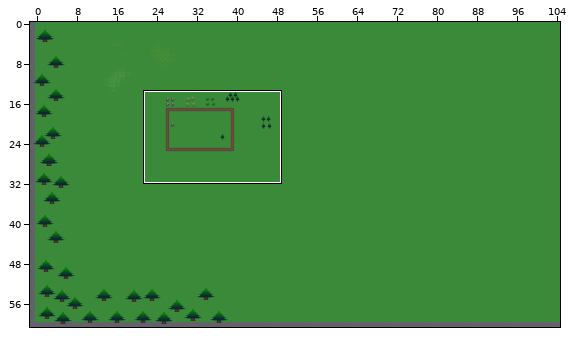
One commit to this Tiled map: map/background_ground.tmx. Above, an overview of the earlier version with the close-up marked.
Close-up. Before the edit:
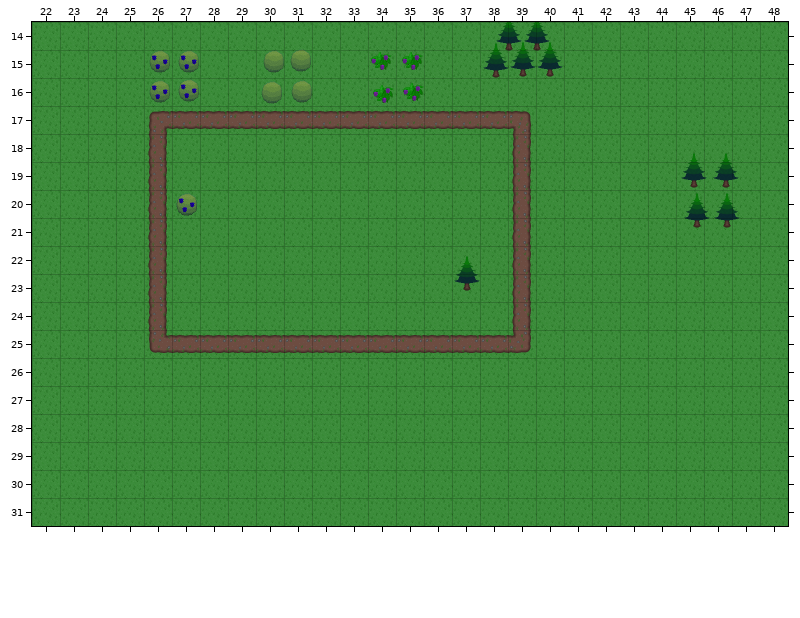
Cells are 64x64 px. Shown: x 22..48, y 14..31. The commit also changed other parts of the map, which this record leaves out.
The result:
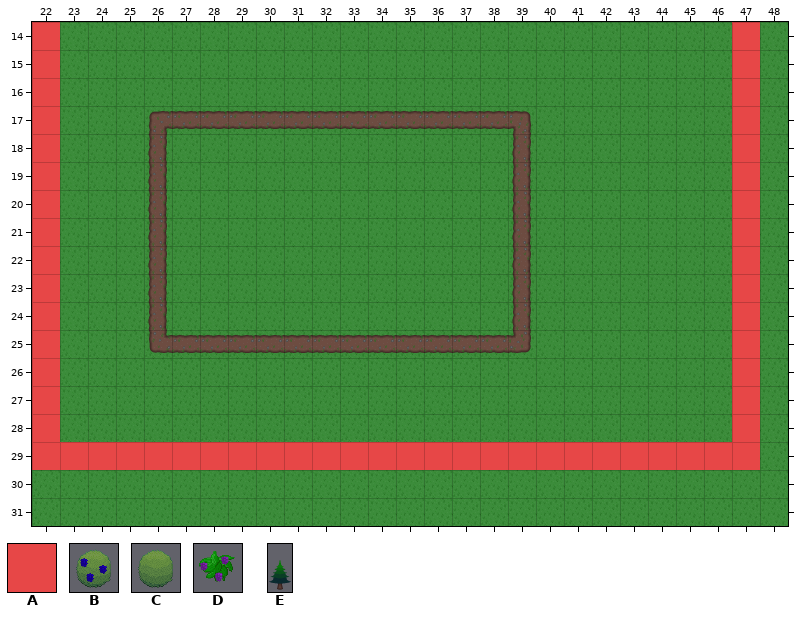
Key: from "Collision": A 0; from "bush": B 0 "blueberry", C 1 "empty", D 2 "raspberry"; from "trees": E 0 "tree".
_ is an empty cell, . an unchanged one.
Objects are placed by their top-left corner, in cells (3,4 is the top-left corner of cell 3,4); size is 1x1 cell unless given.
Tiles of an added or newly shown layer are drawn over the layers below it.
The exact change:
--- layer "Bush" (now hidden)
-C "Empty" at 31.1,14.9
-C "Empty" at 30.1,14.9
-B "Blueberry" at 26.1,14.9
-B "Blueberry" at 27.1,14.9
-D "Raspberry" at 34,14.9
-D "Raspberry" at 35.1,14.9
-B "Blueberry" at 27.1,15.9
-B "Blueberry" at 26.1,16
-C "Empty" at 31.2,16
-C "Empty" at 30.1,16
-D "Raspberry" at 35.1,16
-D "Raspberry" at 34.1,16.1
-C "Empty" at 27,20
-B "Blueberry" at 27,20
--- layer "Trees" (now hidden)
-E "tree" at 38.5,13.1 size 1x2
-E "tree" at 39.5,13.1 size 1x2
-E "tree" at 39,14 size 1x2
-E "tree" at 40,14 size 1x2
-E "tree" at 38.1,14.1 size 1x2
-E "transparent_tree" at 45.2,18 size 1x2
-E "transparent_tree" at 46.3,18 size 1x2
-E "transparent_tree" at 46.3,19.4 size 1x2
-E "transparent_tree" at 45.3,19.4 size 1x2
-E "big_tree" at 37,21.7 size 1x2
--- layer "map_limit" (added)
@@ x 22..47 @@
-14 _........................_
-15 _........................_
-16 _........................_
-17 _........................_
-18 _........................_
-19 _........................_
-20 _........................_
-21 _........................_
-22 _........................_
-23 _........................_
-24 _........................_
-25 _........................_
-26 _........................_
-27 _........................_
-28 _........................_
-29 __________________________
+14 A........................A
+15 A........................A
+16 A........................A
+17 A........................A
+18 A........................A
+19 A........................A
+20 A........................A
+21 A........................A
+22 A........................A
+23 A........................A
+24 A........................A
+25 A........................A
+26 A........................A
+27 A........................A
+28 A........................A
+29 AAAAAAAAAAAAAAAAAAAAAAAAAA
